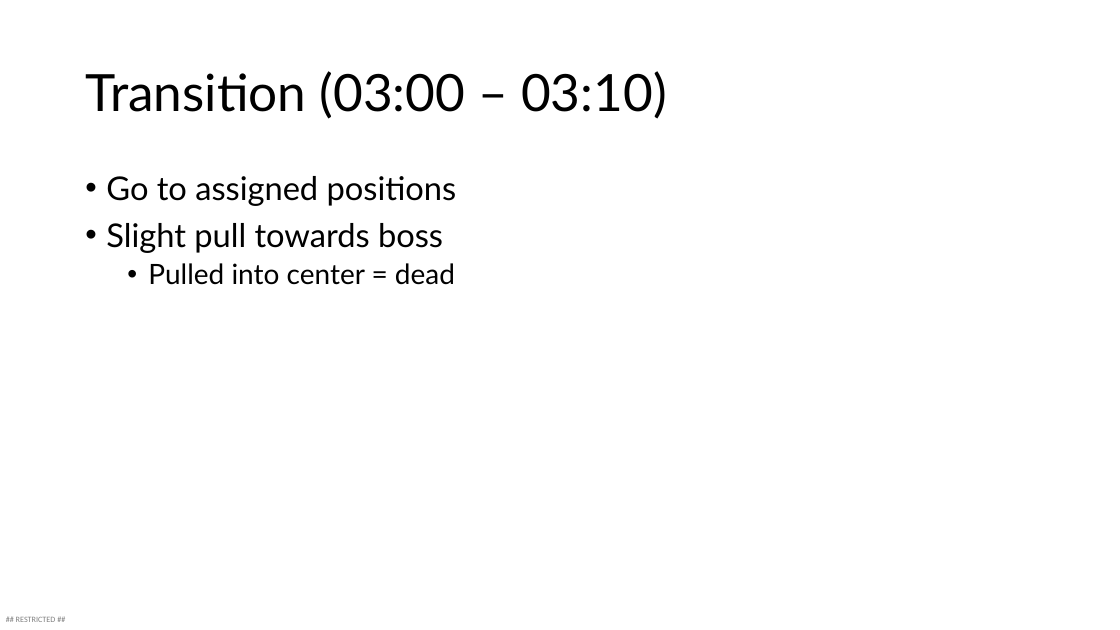
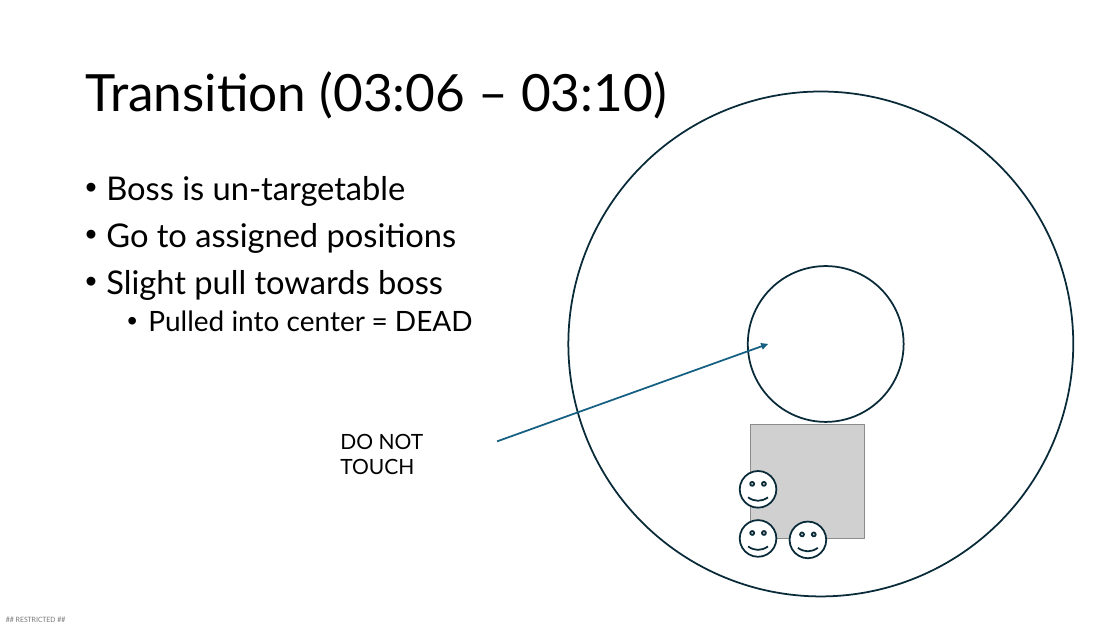
Before and after one commit to kuehbiko/test1, a slide deck: slide 10 of loora.pptx (slide 11 before the commit). Drawn at 1120x630 pixels with LibreOffice and Linux fonts; fonts in the diff are those of the drawing; grey boxes stand for pictures. Boxes give left, top, right and bottom in pixels: in the first picture for what was removed or moved away, otherwise in the second. Text is boxed around its words. In the diff, an @@ line names an element or a change of style, - is before the commit and + after.

```diff
--- a/loora.pptx
+++ b/loora.pptx
@@ title at box(85, 71, 667, 119): text changed @@
-Transition (03:00 – 03:10)
+Transition (03:06 – 03:10)
@@ ellipse added at box(569, 92, 1074, 597), outline #092A39 1.5 pt @@
@@ text at box(106, 176, 406, 206): paragraph added @@
+• Boss is un-targetable
@@ ellipse added at box(748, 266, 904, 423), outline #092A39 1.5 pt @@
@@ text at box(148, 310, 473, 332): text changed @@
-  • Pulled into center = dead
+  • Pulled into center = DEAD
@@ arrow added from (497, 441) to (768, 344), #156082 1.5 pt @@
@@ text added at box(340, 433, 424, 474), 18 pt, text #000000 @@
+DO NOT TOUCH
@@ picture added at box(751, 424, 865, 539) @@
@@ smiley face added at box(740, 471, 777, 508), fill #FFFFFF, outline #092A39 1.5 pt @@
@@ smiley face added at box(740, 520, 777, 557), fill #FFFFFF, outline #092A39 1.5 pt @@
@@ smiley face added at box(790, 522, 827, 559), fill #FFFFFF, outline #092A39 1.5 pt @@
```
Also in this commit, not shown: 13 other slides changed, 4 slides added, 5 slides removed.
